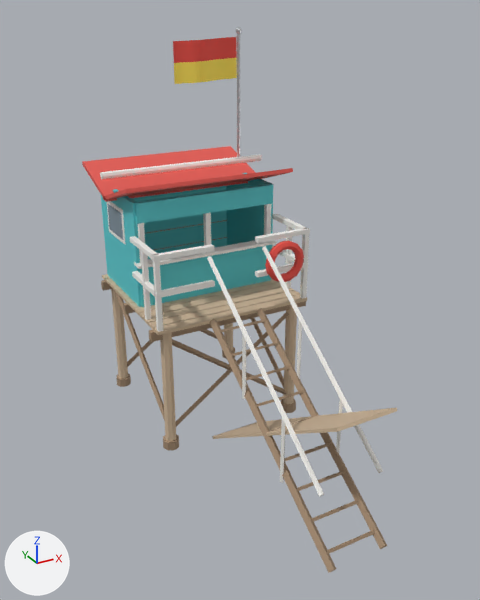
What one commit did to the glTF model neon-bay/models/prop_lifeguard_tower.glb.
Before and after are seen from a 50 mm lens placed at (-3.58, -7.63, 5.22), pointed at (-0.13, -1.35, 2.08). Arrows for +X, +Y and +Z are at lower left; the lights stay in place. The first picture is the older version. Vertices at exactly the same position are counted once.

The first picture shows 'LifeguardTower'.
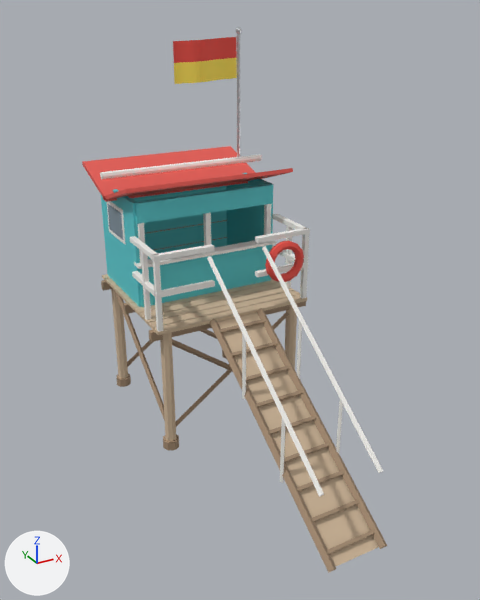
What differs and where, as boxes [x1, y1, x2, y2] in the pictures (480 x 600 px; the box of a moved part takes in the faces that stretch with it):
'LifeguardTower', reshaped
    before: [82, 27, 397, 573]
    after: [82, 27, 387, 573]
part 1 of me_lifeguardtower, moved or reshaped
    before: [212, 408, 397, 439]
    after: [218, 313, 379, 567]
part 2 of me_lifeguardtower, moved or reshaped
    before: [297, 471, 345, 491]
    after: [296, 470, 344, 491]
part 3 of me_lifeguardtower, moved or reshaped
    before: [311, 500, 360, 522]
    after: [311, 499, 360, 522]
part 4 of me_lifeguardtower, moved or reshaped
    both: [327, 530, 375, 554]

The edits, one by one:
me_lifeguardtower is used by ob_lifeguardtower; location (0.0, 0.0, 0.0).
me_lifeguardtower had 913 vertices, 1460 faces and spanned x -1.14..1.14, y -3.68..1.24, z -0.01..4.99.
me_lifeguardtower now has 913 vertices, 1460 faces and spans x -1.14..1.14, y -3.68..1.24, z 0.0..4.99.
me_lifeguardtower part 1: the loose piece of 8 vertices spanning x -0.35..0.35, y -3.61..-0.99, z -0.01..1.71 is turned 66.2 degrees about the x axis through its middle.
me_lifeguardtower part 2: the loose piece of 8 vertices spanning x -0.33..0.33, y -2.95..-2.9, z 0.49..0.54 is turned 66.4 degrees about the x axis through its middle.
me_lifeguardtower part 3: the loose piece of 8 vertices spanning x -0.33..0.33, y -3.24..-3.19, z 0.3..0.35 is turned 66.4 degrees about the x axis through its middle.
me_lifeguardtower part 4: the loose piece of 8 vertices spanning x -0.33..0.33, y -3.53..-3.48, z 0.11..0.16 is turned 66.4 degrees about the x axis through its middle.
Other edits to the shape of me_lifeguardtower do not show in these pictures.
